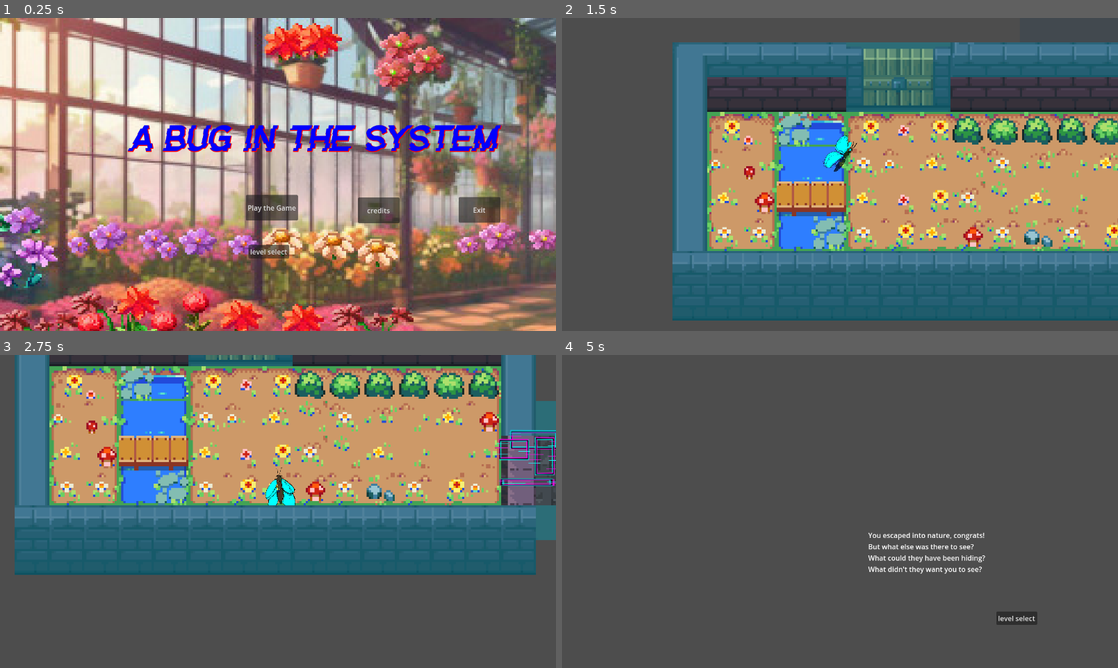
Above: before the commit, frames 1-4 (two rows, left to right).
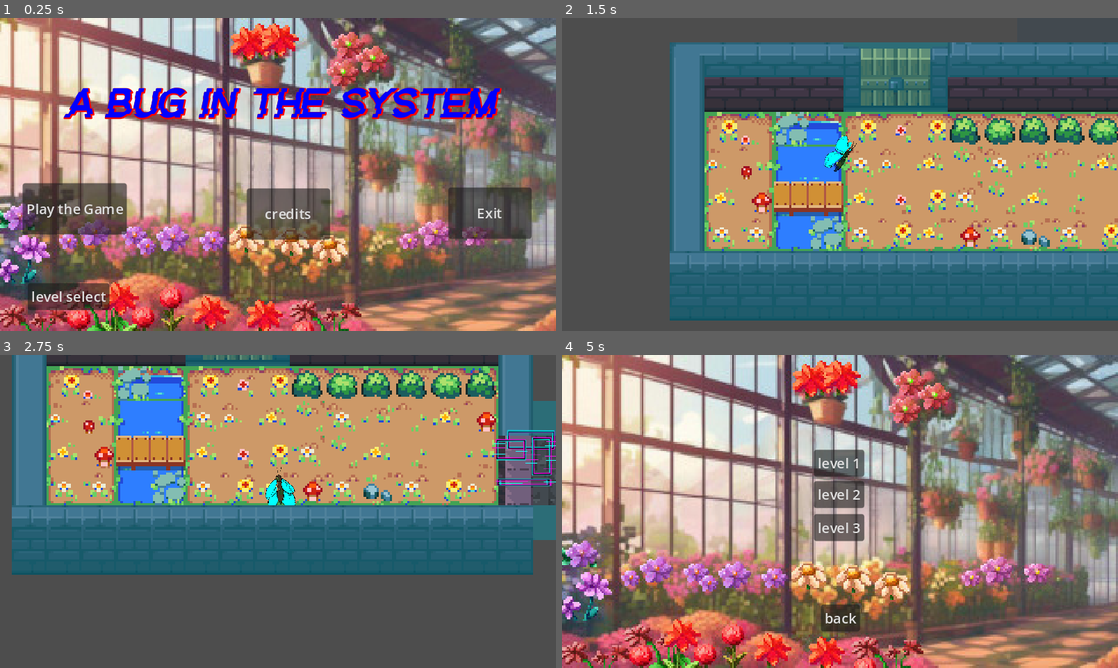
Above: after the commit, the same moments.

Repository: Firewheelstudio/Glitch-Maze-Escape
Game: Godot game, scene res://Scenes/start_menu.tscn
Same seed, same stepped clock (60 frames per second), same inputs: the game is played once before the commit and once after it. The engine's default icon, where the game draws it, is replaced by a stand-in: a white triangle on a blue panel in a dark square.
Inputs:
- Up to frame 1 (0.25 s): no input
- Up to frame 2 (1.5 s): click "Play the Game" at 0.5 s; tap Enter at 1.25 s; hold D (move_right) from 1.28 s (still down)
- Up to frame 3 (2.75 s): release D (move_right) at 2.03 s; hold S (move_down) from 2.03 s (still down)
- Up to frame 4 (5 s): release S (move_down) at 2.78 s; hold D (move_right) 2.78-3.53 s; hold W (move_up) 3.53-4.28 s; hold A (move_left) from 4.28 s (still down); tap Escape (ui_cancel) at 4.9 s

The runs differ from the first frame. In frame 1, 75% of the frame differs, in the area x 0-100%, y 0-100%; in frame 2, 14%; in frame 3, 14%; in frame 4, 83%.

Commit message:
UI cleanup and respawn bugfix
made menu navigation good and fixed a bug where the player couldn't move after respawning

Diff:
--- a/boundaries/Scenes/credit_screen.tscn
+++ b/boundaries/Scenes/credit_screen.tscn
@@ -6,20 +6,20 @@
 script = ExtResource("1_frii8")
 
 [node name="Credits" type="Label" parent="."]
-offset_left = 450.0
-offset_top = 181.0
-offset_right = 490.0
-offset_bottom = 204.0
+offset_left = 47.0
+offset_top = 43.0
+offset_right = 367.0
+offset_bottom = 229.0
 text = "Rick Vegas - Game Design
 David Daniels (davedalus6) - programmer
 Valep(Ne_Lepo) - programmer
-Everybody give yourself a name"
+Mike Rock (mrock724) - programmer"
 
 [node name="BackButton" type="Button" parent="."]
-offset_left = 1634.0
-offset_top = 942.0
-offset_right = 1764.0
-offset_bottom = 1005.0
+offset_left = 430.0
+offset_top = 239.0
+offset_right = 560.0
+offset_bottom = 302.0
 text = "back"
 
 [connection signal="pressed" from="BackButton" to="." method="_on_back_button_pressed"]
--- a/boundaries/Scenes/easy_win_screen.tscn
+++ b/boundaries/Scenes/easy_win_screen.tscn
@@ -13,8 +13,10 @@
 
 [node name="Label" type="Label" parent="."]
 layout_mode = 0
-offset_right = 40.0
-offset_bottom = 23.0
+offset_left = -596.0
+offset_top = -337.0
+offset_right = -326.0
+offset_bottom = -236.0
 text = "You escaped into nature, congrats!
 But what else was there to see?
 What could they have been hiding?
--- a/boundaries/Scenes/hard_win_screen.tscn
+++ b/boundaries/Scenes/hard_win_screen.tscn
@@ -13,34 +13,35 @@
 
 [node name="EndButton" type="Button" parent="."]
 layout_mode = 0
-offset_left = 913.0
-offset_top = 518.0
-offset_right = 1115.0
-offset_bottom = 592.0
+offset_left = 375.316
+offset_top = 199.0
+offset_right = 577.316
+offset_bottom = 273.0
 text = "End"
 
 [node name="TitleButton" type="Button" parent="."]
 layout_mode = 0
-offset_left = 577.0
-offset_top = 518.0
-offset_right = 737.0
-offset_bottom = 582.0
+offset_left = 39.316
+offset_top = 199.0
+offset_right = 199.316
+offset_bottom = 263.0
 text = "Back to title"
 
 [node name="Label" type="Label" parent="."]
 layout_mode = 0
-offset_left = 611.0
-offset_top = 336.0
-offset_right = 1280.0
-offset_bottom = 359.0
+offset_left = 81.0
+offset_top = 66.0
+offset_right = 560.0
+offset_bottom = 140.0
 text = "You made it out of the greenhouse and into the server room. now everything is on fire."
+autowrap_mode = 2
 
 [node name="Button" type="Button" parent="."]
 layout_mode = 0
-offset_left = 573.684
-offset_top = 629.652
-offset_right = 581.684
-offset_bottom = 637.652
+offset_left = 36.0
+offset_top = 310.652
+offset_right = 130.0
+offset_bottom = 341.652
 text = "level select"
 
 [connection signal="pressed" from="EndButton" to="." method="_on_end_button_pressed"]
--- a/boundaries/Scenes/level_1.tscn
+++ b/boundaries/Scenes/level_1.tscn
@@ -179,7 +179,7 @@
 
 [node name="Camera2D" type="Camera2D" parent="playernode"]
 position = Vector2(-12, 88)
-zoom = Vector2(0.5, 0.5)
+zoom = Vector2(0.25, 0.25)
 
 [node name="CanvasLayer" type="CanvasLayer" parent="playernode/Camera2D"]
 script = ExtResource("6_615l3")
--- a/boundaries/Scenes/level_2.tscn
+++ b/boundaries/Scenes/level_2.tscn
@@ -168,7 +168,7 @@
 position = Vector2(-112, 369)
 
 [node name="Camera2D" type="Camera2D" parent="playernode"]
-zoom = Vector2(0.5, 0.5)
+zoom = Vector2(0.25, 0.25)
 
 [node name="CanvasLayer" type="CanvasLayer" parent="playernode/Camera2D"]
 script = ExtResource("4_lboq6")
--- a/boundaries/Scenes/level_3.tscn
+++ b/boundaries/Scenes/level_3.tscn
@@ -81,7 +81,7 @@
 position = Vector2(677, 673)
 
 [node name="Camera2D" type="Camera2D" parent="playernode"]
-zoom = Vector2(0.5, 0.5)
+zoom = Vector2(0.25, 0.25)
 
 [node name="CanvasLayer" type="CanvasLayer" parent="playernode/Camera2D"]
 script = ExtResource("4_6pqmu")
--- a/boundaries/Scenes/level_4.tscn
+++ b/boundaries/Scenes/level_4.tscn
@@ -29,7 +29,7 @@
 position = Vector2(677, 673)
 
 [node name="Camera2D" type="Camera2D" parent="playernode"]
-zoom = Vector2(0.5, 0.5)
+zoom = Vector2(0.25, 0.25)
 
 [node name="CanvasLayer" type="CanvasLayer" parent="playernode/Camera2D"]
 script = ExtResource("5_griov")
--- a/boundaries/Scenes/level_select.tscn
+++ b/boundaries/Scenes/level_select.tscn
@@ -20,8 +20,8 @@
 
 [node name="TextureRect" type="TextureRect" parent="."]
 layout_mode = 0
-offset_right = 1037.0
-offset_bottom = 676.0
+offset_right = 640.0
+offset_bottom = 360.0
 texture = ExtResource("3_goldd")
 
 [node name="MenuBar" type="MenuBar" parent="."]
@@ -33,34 +33,34 @@
 
 [node name="level1Button" type="Button" parent="MenuBar"]
 layout_mode = 0
-offset_left = 14.0
-offset_top = 6.0
-offset_right = 72.0
-offset_bottom = 37.0
+offset_left = 285.0
+offset_top = 106.0
+offset_right = 343.0
+offset_bottom = 137.0
 text = "level 1"
 
 [node name="level2Button" type="Button" parent="MenuBar"]
 layout_mode = 0
-offset_left = 14.0
-offset_top = 42.0
-offset_right = 72.0
-offset_bottom = 73.0
+offset_left = 285.0
+offset_top = 142.0
+offset_right = 343.0
+offset_bottom = 173.0
 text = "level 2"
 
 [node name="level3Button" type="Button" parent="MenuBar"]
 layout_mode = 0
-offset_left = 14.0
-offset_top = 80.0
-offset_right = 72.0
-offset_bottom = 111.0
+offset_left = 285.0
+offset_top = 180.0
+offset_right = 343.0
+offset_bottom = 211.0
 text = "level 3"
 
 [node name="backButton" type="Button" parent="MenuBar"]
 layout_mode = 0
-offset_left = 962.0
-offset_top = 633.0
-offset_right = 1007.0
-offset_bottom = 664.0
+offset_left = 293.0
+offset_top = 284.0
+offset_right = 338.0
+offset_bottom = 315.0
 text = "back
 "
 
--- a/boundaries/Scenes/start_menu.tscn
+++ b/boundaries/Scenes/start_menu.tscn
@@ -7,7 +7,7 @@
 
 [sub_resource type="LabelSettings" id="LabelSettings_lfr60"]
 font = ExtResource("4_aew3g")
-font_size = 82
+font_size = 48
 font_color = Color(0, 0, 1, 1)
 shadow_size = 4
 shadow_color = Color(0.992157, 0, 0, 1)
@@ -23,8 +23,8 @@
 
 [node name="TextureRect" type="TextureRect" parent="."]
 layout_mode = 0
-offset_right = 1465.0
-offset_bottom = 731.0
+offset_right = 640.0
+offset_bottom = 360.0
 texture = ExtResource("2_1f11x")
 
 [node name="MenuBar" type="MenuBar" parent="."]
@@ -39,10 +39,10 @@
 anchors_preset = -1
 anchor_right = 28.006
 anchor_bottom = 12.606
-offset_left = 271.0
-offset_top = 207.0
-offset_right = -753.24
-offset_bottom = -238.24
+offset_left = -269.0
+offset_top = -10.0
+offset_right = -1269.24
+offset_bottom = -455.24
 text = "Play the Game"
 
 [node name="CloseButton" type="Button" parent="MenuBar"]
@@ -50,10 +50,10 @@
 anchors_preset = -1
 anchor_right = 28.006
 anchor_bottom = 12.606
-offset_left = 761.0
-offset_top = 212.0
-offset_right = -263.24
-offset_bottom = -233.24
+offset_left = 221.0
+offset_top = -5.0
+offset_right = -803.24
+offset_bottom = -450.24
 text = "Exit"
 
 [node name="CreditsButton" type="Button" parent="MenuBar"]
@@ -61,18 +61,18 @@
 anchors_preset = -1
 anchor_right = 28.006
 anchor_bottom = 12.606
-offset_left = 529.0
-offset_top = 213.0
-offset_right = -495.24
-offset_bottom = -232.24
+offset_left = -11.0
+offset_top = -4.0
+offset_right = -1035.24
+offset_bottom = -449.24
 text = "credits"
 
 [node name="levelselectbutton" type="Button" parent="MenuBar"]
 layout_mode = 0
-offset_left = 277.0
-offset_top = 322.0
-offset_right = 371.0
-offset_bottom = 353.0
+offset_left = -263.0
+offset_top = 105.0
+offset_right = -169.0
+offset_bottom = 136.0
 text = "level select
 "
 
@@ -83,10 +83,10 @@
 
 [node name="Label" type="Label" parent="."]
 layout_mode = 0
-offset_left = 297.0
-offset_top = 228.0
-offset_right = 1144.0
-offset_bottom = 322.0
+offset_left = 75.0
+offset_top = 69.0
+offset_right = 579.0
+offset_bottom = 127.0
 text = "A bug in the system"
 label_settings = SubResource("LabelSettings_lfr60")
 
--- a/boundaries/Scripts/Hard_win_screen.gd
+++ b/boundaries/Scripts/Hard_win_screen.gd
@@ -14,6 +14,9 @@
 func _on_end_button_pressed():
 	get_tree().quit() # Replace with function body.
 
+func _unhandled_key_input(event: InputEvent) -> void:
+	if event.is_action_pressed("ui_cancel"):
+		_on_title_button_pressed()
 
 func _on_title_button_pressed():
 	get_tree().change_scene_to_file("res://Scenes/start_menu.tscn") # Replace with function body.
--- a/boundaries/Scripts/credit_screen.gd
+++ b/boundaries/Scripts/credit_screen.gd
@@ -10,6 +10,10 @@
 func _process(delta):
 	pass
 
+func _unhandled_key_input(event: InputEvent) -> void:
+	if event.is_action_pressed("ui_cancel"):
+		_on_back_button_pressed()
+
 func _return_to_title():
 	get_tree().change_scene_to_file("res://Scenes/start_menu.tscn")
 
--- a/boundaries/Scripts/level.gd
+++ b/boundaries/Scripts/level.gd
@@ -3,7 +3,7 @@
 
 func _unhandled_key_input(event: InputEvent) -> void:
 	if event.is_action_pressed("ui_cancel"):
-		get_tree().quit()
+		get_tree().change_scene_to_file("res://Scenes/start_menu.tscn")
 
 
 func _on_horizontal_patrolling_enemy_4_player_captured():
--- a/boundaries/Scripts/level_select.gd
+++ b/boundaries/Scripts/level_select.gd
@@ -9,6 +9,10 @@
 # Called every frame. 'delta' is the elapsed time since the previous frame.
 func _process(delta):
 	pass
+
+func _unhandled_key_input(event: InputEvent) -> void:
+	if event.is_action_pressed("ui_cancel"):
+		_on_back_button_pressed()
 
 func _on_level_1_button_pressed():
 	get_tree().change_scene_to_file("res://Scenes/level_1.tscn")
--- a/boundaries/Scripts/lose_screen.gd
+++ b/boundaries/Scripts/lose_screen.gd
@@ -15,4 +15,5 @@
 	$"../playernode".respawn()
 
 func _on_level_select_button_button_down():
+	$"../playernode".respawn()
 	get_tree().change_scene_to_file("res://Scenes/level_select.tscn") # Replace with function body.
--- a/boundaries/Scripts/player.gd
+++ b/boundaries/Scripts/player.gd
@@ -1,7 +1,7 @@
 extends CharacterBody2D
 var speed = 800
 var accel = 1500
-var canmove = false
+var canmove = true
 
 func _on_portal_entrance_portal_entered():
 	position = $"../portal_exit".position
@@ -9,6 +9,7 @@
 
 var placetorespawn  #it contains coords of current checpoint
 func _ready():
+	placetorespawn = global_position
 	$Camera2D/CanvasLayer/Label3.hide()
 	$Camera2D/CanvasLayer/end_button.hide()
 	$Camera2D/CanvasLayer/level_select_button.hide()
--- a/boundaries/Scripts/start_menu.gd
+++ b/boundaries/Scripts/start_menu.gd
@@ -8,6 +8,10 @@
 # Called every frame. 'delta' is the elapsed time since the previous frame.
 func _process(delta):
 	pass
+
+func _unhandled_key_input(event: InputEvent) -> void:
+	if event.is_action_pressed("ui_cancel"):
+		_quit()
 
 func level_select():
 	get_tree().change_scene_to_file("res://Scenes/level_select.tscn")
--- a/boundaries/Scripts/win_screen.gd
+++ b/boundaries/Scripts/win_screen.gd
@@ -10,6 +10,9 @@
 func _process(delta):
 	pass
 
+func _unhandled_key_input(event: InputEvent) -> void:
+	if event.is_action_pressed("ui_cancel"):
+		_on_levelselect_button_pressed()
 
 func _on_button_pressed():
 	get_tree().change_scene_to_file("res://Scenes/level_1.tscn") # Replace with function body.
--- a/boundaries/project.godot
+++ b/boundaries/project.godot
@@ -21,6 +21,7 @@
 window/size/viewport_height=360
 window/size/window_width_override=1280
 window/size/window_height_override=720
+window/stretch/mode="canvas_items"
 
 [input]
 
